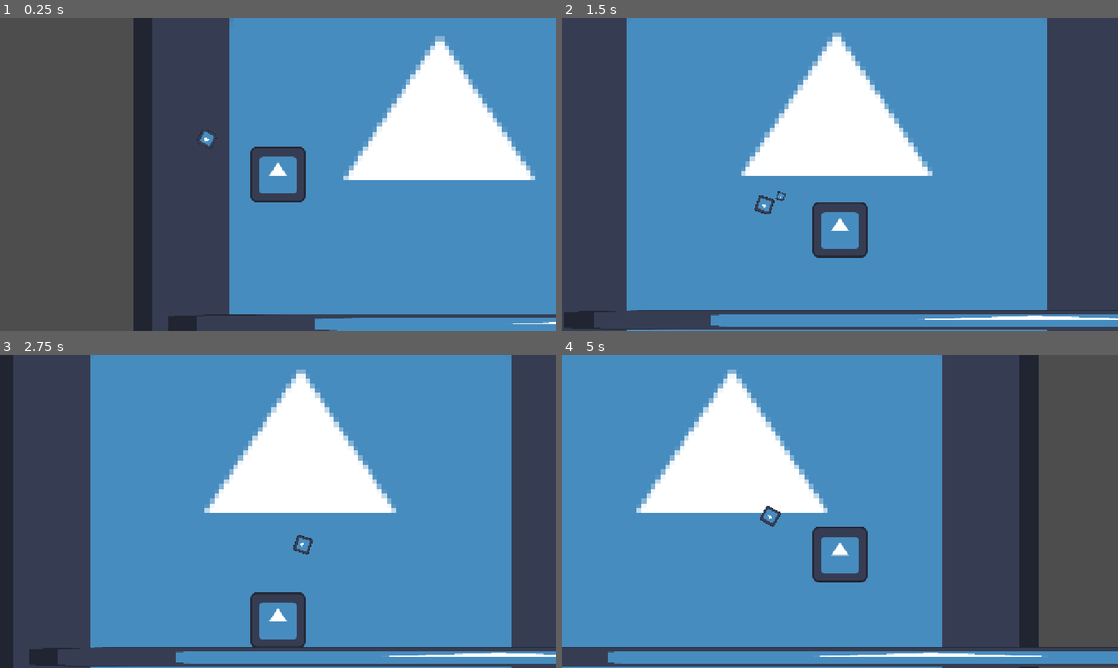
Above: before the commit, frames 1-4 (two rows, left to right).
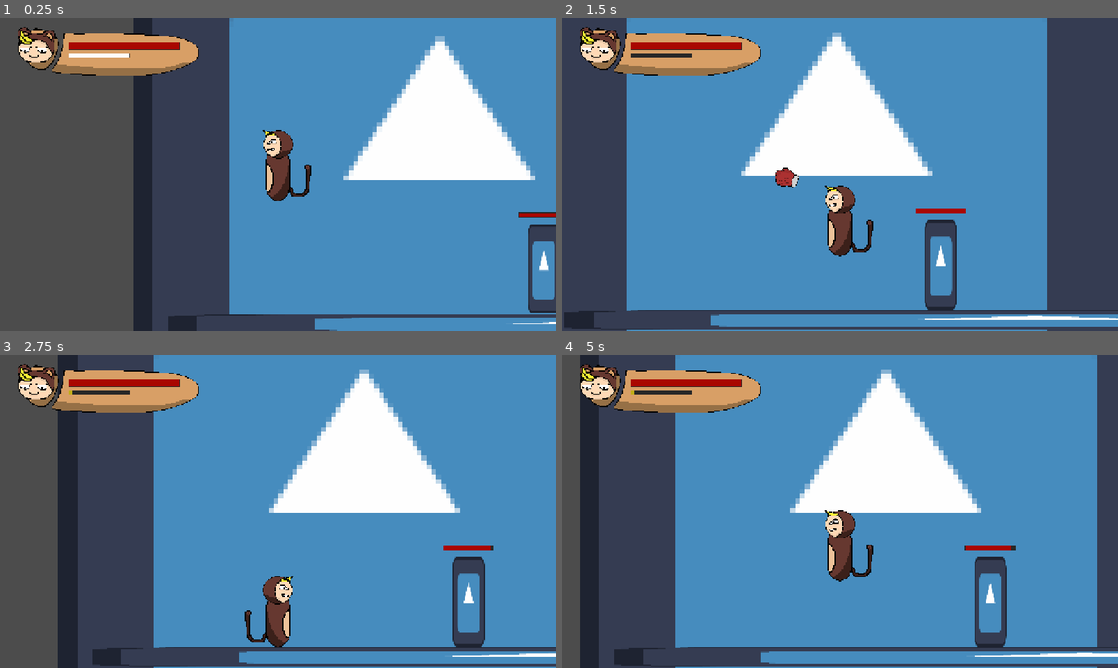
Above: after the commit, the same moments.

Repository: FlyingHairball/MonkeyJam
Game: Godot game, scene res://scenes/main_scene.tscn
Two runs of this game, one before a commit and one after it. Both use one fixed random seed, a clock stepped at 60 frames per second and the inputs below. The engine's default icon, where the game draws it, is replaced by a stand-in: a white triangle on a blue panel in a dark square.
Inputs (mouse positions are in pixels of both pictures, inside the frame that each line leads up to):
- Up to frame 1 (0.25 s): no input
- Up to frame 2 (1.5 s): tap Enter at 0.5 s; move the mouse to (962, 158) at 0.52 s; hold D (right) from 0.53 s (still down); click (962, 158) at 0.6 s; tap W (jump) at 0.77 s; move the mouse to (728, 190) at 1.27 s; click (728, 190) at 1.35 s
- Up to frame 3 (2.75 s): tap W (jump) at 1.52 s; move the mouse to (333, 442) at 2.02 s; release D (right) at 2.03 s; hold A (left) from 2.03 s (still down); click (333, 442) at 2.1 s
- Up to frame 4 (5 s): move the mouse to (812, 574) at 2.77 s; release A (left) at 2.78 s; hold D (right) 2.78-4.28 s; click (812, 574) at 2.85 s; tap W (jump) at 3.02, 3.77, 4.52 s; move the mouse to (1006, 558) at 3.52 s; click (1006, 558) at 3.6 s; move the mouse to (673, 464) at 4.27 s; hold A (left) from 4.28 s (still down); click (673, 464) at 4.35 s

The runs differ from the first frame. In frame 1, 6.6% of the frame differs, in the area x 3-100%, y 2-95%; in frame 2, 7.1%; in frame 3, 40%; in frame 4, 64%, in the area x 0-100%, y 0-100%.

Commit message:
Art and slowmo

Diff:
--- a/project.godot
+++ b/project.godot
@@ -116,3 +116,5 @@
 
 renderer/rendering_method="gl_compatibility"
 renderer/rendering_method.mobile="gl_compatibility"
+viewport/hdr_2d=true
+viewport/default_gravity=1225.0
--- a/scenes/attack.gd
+++ b/scenes/attack.gd
@@ -13,11 +13,14 @@
 func _on_timeout_timeout() -> void:
 	queue_free()
 
-
 func _on_area_2d_body_entered(body: Node2D) -> void:
 	if body.is_class("StaticBody2D"):
 		parent_context.apply_recoil()
 		queue_free()
 	if body.is_class("CharacterBody2D"):
+		#body.take_damage()
 		if body.has_method("apply_damage"):
 			body.apply_damage()
+			if body.hp <= (body.max_hp * 0.2):
+				parent_context.critical_hit(body.global_position)
+			parent_context.apply_recoil(0.2)
--- a/scenes/attack.tscn
+++ b/scenes/attack.tscn
@@ -1,19 +1,21 @@
 [gd_scene load_steps=4 format=3 uid="uid://b8om57bg2wadu"]
 
-[ext_resource type="Texture2D" uid="uid://dn671x06goq6" path="res://assets/icon.svg" id="1_nursx"]
+[ext_resource type="Texture2D" uid="uid://xm6oj61x01t" path="res://assets/player_fist.png" id="1_jy1op"]
 [ext_resource type="Script" uid="uid://bj216su0g7xol" path="res://scenes/attack.gd" id="2_jy1op"]
 
 [sub_resource type="RectangleShape2D" id="RectangleShape2D_jy1op"]
-size = Vector2(127.99999, 127.99999)
+size = Vector2(50.488895, 38.400005)
 
 [node name="Attack" type="Sprite2D"]
-scale = Vector2(0.5, 0.5)
-texture = ExtResource("1_nursx")
+texture_filter = 1
+scale = Vector2(3.8125005, 3.8125005)
+texture = ExtResource("1_jy1op")
 script = ExtResource("2_jy1op")
 
 [node name="Area2D" type="Area2D" parent="."]
 
 [node name="CollisionShape2D" type="CollisionShape2D" parent="Area2D"]
+position = Vector2(2.4888885, 2.133333)
 scale = Vector2(0.99999994, 0.99999994)
 shape = SubResource("RectangleShape2D_jy1op")
 
--- /dev/null
+++ b/scenes/dummy.gd
@@ -0,0 +1,4 @@
+extends Enemy
+
+func _ready() -> void:
+	hp_bar.init_health(max_hp)
--- /dev/null
+++ b/scenes/dummy.tscn
@@ -0,0 +1,26 @@
+[gd_scene load_steps=5 format=3 uid="uid://bk4c1e20sygbn"]
+
+[ext_resource type="Script" uid="uid://ca4sundqdb0r4" path="res://scenes/dummy.gd" id="1_k5f3b"]
+[ext_resource type="Texture2D" uid="uid://dn671x06goq6" path="res://assets/icon.svg" id="2_k5f3b"]
+[ext_resource type="PackedScene" uid="uid://klkhuhsk6xgn" path="res://scenes/hp_bar.tscn" id="3_6m2ry"]
+
+[sub_resource type="CapsuleShape2D" id="CapsuleShape2D_k5f3b"]
+radius = 39.0
+height = 208.0
+
+[node name="Dummy" type="CharacterBody2D"]
+script = ExtResource("1_k5f3b")
+metadata/_custom_type_script = "uid://dwbm62mlj8141"
+
+[node name="Sprite2D" type="Sprite2D" parent="."]
+scale = Vector2(0.578125, 1.609375)
+texture = ExtResource("2_k5f3b")
+
+[node name="CollisionShape2D" type="CollisionShape2D" parent="."]
+shape = SubResource("CapsuleShape2D_k5f3b")
+
+[node name="HPBar" parent="." instance=ExtResource("3_6m2ry")]
+offset_left = -57.0
+offset_top = -129.0
+offset_right = 57.0
+offset_bottom = -119.0
--- /dev/null
+++ b/scenes/enemy.gd
@@ -0,0 +1,17 @@
+extends CharacterBody2D
+class_name Enemy
+
+@export var max_hp = 100
+@onready var hp = max_hp
+
+@onready var collision_shape_2d: CollisionShape2D = $CollisionShape2D
+@onready var hp_bar: ProgressBar = $HPBar
+
+func apply_damage():
+	#print(hp, max_hp)
+	hp = max(0, hp - 20)
+	hp_bar.health = hp
+	if hp == 0:
+		collision_shape_2d.set_deferred("disabled", true)
+		# play animation and die
+		pass
--- /dev/null
+++ b/scenes/hp_bar.gd
@@ -0,0 +1,30 @@
+extends ProgressBar
+
+@export var color = Color("aa0d00")
+
+@onready var damage_timer: Timer = $DamageTimer
+@onready var damage_bar: ProgressBar = $DamageBar
+
+var health = 0 : set = _set_health
+
+func _set_health(new_health):
+	var prev_health = health
+	health = min(max_value, new_health)
+	value = health
+
+	if health < prev_health:
+		damage_timer.start()
+	else:
+		damage_bar.value = health
+
+func init_health(_health):
+	max_value = _health
+	health = _health
+	value = _health
+	damage_bar.max_value = health
+	damage_bar.value = health
+	(get_theme_stylebox("fill") as StyleBoxFlat).bg_color = color
+
+
+func _on_damage_timer_timeout() -> void:
+	damage_bar.value = health
--- /dev/null
+++ b/scenes/hp_bar.tscn
@@ -0,0 +1,49 @@
+[gd_scene load_steps=6 format=3 uid="uid://klkhuhsk6xgn"]
+
+[ext_resource type="Script" uid="uid://bl75glwp83u04" path="res://scenes/hp_bar.gd" id="1_e8frx"]
+
+[sub_resource type="StyleBoxEmpty" id="StyleBoxEmpty_wwmsb"]
+
+[sub_resource type="StyleBoxFlat" id="StyleBoxFlat_e8frx"]
+bg_color = Color(0.6666667, 0.050980393, 0, 1)
+
+[sub_resource type="StyleBoxFlat" id="StyleBoxFlat_l6ww1"]
+bg_color = Color(0.16206557, 0.1620656, 0.16206548, 1)
+expand_margin_left = 1.0
+expand_margin_top = 1.0
+expand_margin_right = 1.0
+expand_margin_bottom = 1.0
+shadow_color = Color(0, 0, 0, 0.27450982)
+shadow_offset = Vector2(0, 1)
+
+[sub_resource type="StyleBoxFlat" id="StyleBoxFlat_6bv7e"]
+bg_color = Color(1, 1, 1, 1)
+
+[node name="HPBar" type="ProgressBar"]
+z_index = 1
+offset_right = 300.0
+offset_bottom = 10.0
+theme_override_styles/background = SubResource("StyleBoxEmpty_wwmsb")
+theme_override_styles/fill = SubResource("StyleBoxFlat_e8frx")
+value = 50.0
+show_percentage = false
+script = ExtResource("1_e8frx")
+
+[node name="DamageBar" type="ProgressBar" parent="."]
+z_index = -1
+layout_mode = 1
+anchors_preset = 15
+anchor_right = 1.0
+anchor_bottom = 1.0
+grow_horizontal = 2
+grow_vertical = 2
+theme_override_styles/background = SubResource("StyleBoxFlat_l6ww1")
+theme_override_styles/fill = SubResource("StyleBoxFlat_6bv7e")
+value = 80.0
+show_percentage = false
+
+[node name="DamageTimer" type="Timer" parent="."]
+wait_time = 0.4
+one_shot = true
+
+[connection signal="timeout" from="DamageTimer" to="." method="_on_damage_timer_timeout"]
--- a/scenes/main_scene.tscn
+++ b/scenes/main_scene.tscn
@@ -1,8 +1,9 @@
-[gd_scene load_steps=5 format=3 uid="uid://bhyfmonnqmeax"]
+[gd_scene load_steps=6 format=3 uid="uid://bhyfmonnqmeax"]
 
 [ext_resource type="Script" uid="uid://cqwc2lo2q4b3i" path="res://scenes/main_scene.gd" id="1_w2twt"]
 [ext_resource type="Texture2D" uid="uid://dn671x06goq6" path="res://assets/icon.svg" id="2_7ykc4"]
 [ext_resource type="PackedScene" uid="uid://cwpk4f7rtk6ck" path="res://scenes/player.tscn" id="2_pw63i"]
+[ext_resource type="PackedScene" uid="uid://bk4c1e20sygbn" path="res://scenes/dummy.tscn" id="4_pu3yx"]
 
 [sub_resource type="RectangleShape2D" id="RectangleShape2D_7ykc4"]
 size = Vector2(1288.9336, 30)
@@ -41,3 +42,7 @@
 
 [node name="CharacterBody2D" parent="." instance=ExtResource("2_pw63i")]
 position = Vector2(251, 315)
+
+[node name="Dummy" parent="." instance=ExtResource("4_pu3yx")]
+position = Vector2(863, 568)
+max_hp = 300
--- a/scenes/player.gd
+++ b/scenes/player.gd
@@ -1,5 +1,12 @@
 extends CharacterBody2D
 
+@export var health = 300
+@export var skill = 100
+@export var skilling = 5
+var skill_charge = 0
+var skill_active = false
+var hyper_mode_active = false
+var enemy_pos = null
 
 const SPEED = 400.0
 const JUMP_VELOCITY = -600.0
@@ -17,12 +24,36 @@
 const ATTACK = preload("uid://b8om57bg2wadu")
 @onready var attack_cooldown: Timer = $AttackCooldown
 
+@onready var hp_bar: ProgressBar = $Camera2D/Interface/InterfaceBG/HPBar
+@onready var skill_bar: ProgressBar = $Camera2D/Interface/InterfaceBG/SkillBar
+@onready var invincibility_timer: Timer = $InvincibilityTimer
+
+@onready var body_sprite: Sprite2D = $BodySprite
+@onready var eyelid_sprite: Sprite2D = $BodySprite/HeadSprite/EyelidSprite
+@onready var interface_face_angry_sprite: Sprite2D = $Camera2D/Interface/InterfaceBG/InterfaceFaceSprite/InterfaceFaceAngrySprite
+
+@onready var slowmo_controller: Node = $SlowmoController
+@onready var slowmo_timer: Timer = $SlowmoTimer
+
+var lerp_cam_pos_fator = 0.05
+
+func _ready() -> void:
+	eyelid_sprite.visible = false
+	interface_face_angry_sprite.visible = false
+	hp_bar.init_health(health)
+	skill_bar.init_health(skill)
+	skill_bar.health = skill_charge
+
 func _process(_delta: float) -> void:
-	camera_2d.global_position.y = min(360.0, position.y)
+	if not hyper_mode_active:
+		camera_2d.global_position.x = position.x
+		camera_2d.global_position.y = min(360.0, position.y)
+	else:
+		camera_2d.global_position.x = lerp(camera_2d.global_position.x, position.x + ((enemy_pos.x - position.x) / 2), lerp_cam_pos_fator)
+		camera_2d.global_position.y = lerp(camera_2d.global_position.y, position.y, lerp_cam_pos_fator)
 
 func _physics_process(delta: float) -> void:
-
-	if recoil:
+	if recoil and not hyper_mode_active:
 		velocity += recoil
 	if not is_on_floor():
 		velocity += get_gravity() * delta
@@ -54,6 +85,18 @@
 	move_and_slide()
 	recoil = recoil.move_toward(Vector2.ZERO, RECOIL_DECAY * delta)
 
+	if skill_active:
+		interface_face_angry_sprite.visible = true
+		eyelid_sprite.visible = true
+	else:
+		interface_face_angry_sprite.visible = false
+		eyelid_sprite.visible = false
+
+	if health == 0:
+		#trigger death screen
+		# stop input/movement
+		pass
+
 func attack() -> void:
 	var init_pos = random_point_in_area()
 	var attack_instance = ATTACK.instantiate()
@@ -61,17 +104,51 @@
 	attack_instance.parent_context = self
 	attck_guide.add_child(attack_instance)
 
-func apply_recoil():
-	var aim_dir := Vector2.from_angle(get_angle())
+func apply_recoil(recoil_by: float = 0.15):
+	var aim_dir := Vector2.from_angle(get_angle() or 0)
 	#print(aim_dir, rotation)
 	recoil += (-aim_dir * RECOIL_STRENGTH)
 	recoil = recoil.limit_length(RECOIL_MAX)
-	camera_2d.shake(0.15)
+	camera_2d.shake(recoil_by)
+	charge_skill()
 
-func take_damage():
+func charge_skill():
+	skill_charge = min(skill, skill_charge + skilling)
+	skill_bar.health = skill_charge
+	if skill_charge == skill:
+		skill_active = true
 
-	#camera_2d.shake(0.15)
-	pass
+func take_damage(damage:int = 50):
+	if invincibility_timer.is_stopped():
+		print("damage taken")
+		health = max(0, health - damage)
+		hp_bar.health = health
+		camera_2d.shake(0.25)
+		invincibility_timer.start()
+
+func critical_hit(_enemy_pos):
+	if skill_active and slowmo_timer.is_stopped():
+		print("entering slow mo")
+		enemy_pos = _enemy_pos
+		hyper_mode_active = true
+		slowmo_timer.start()
+		slowmo_controller.start_slowmo()
+		#todo tween var
+		tween_zoom(Vector2(1.5, 1.5))
+
+func _on_slowmo_timer_timeout() -> void:
+	print("exiting slowmo")
+	tween_zoom(Vector2(1, 1))
+	slowmo_controller.stop_slowmo()
+	skill_charge = 0
+	skill_bar.health = skill_charge
+	skill_active = false
+	hyper_mode_active = false
+
+func tween_zoom(zoom_val: Vector2, time: float = 0.5):
+	var tween = create_tween()
+	tween.set_trans(Tween.TRANS_SINE).set_ease(Tween.EASE_IN_OUT)
+	tween.tween_property(camera_2d, "zoom", zoom_val, time)
 
 func random_point_in_area() -> Vector2:
 	var rect = attack_area_collision_shape_2d.shape
@@ -83,6 +160,8 @@
 	var v = Input.get_vector("con_left", "con_right", "con_up", "con_down")
 	if Global.controller_active:
 		if v.length() > deadzone:
+			body_sprite.scale.x = -1.0 if v.x < 0.0 else 1.0
 			return v.angle()
 	else:
+		body_sprite.scale.x = (-1.0 * abs(body_sprite.scale.x)) if get_global_mouse_position().x < global_position.x else abs(body_sprite.scale.x)
 		return (get_global_mouse_position() - global_position).angle()
--- a/scenes/player.tscn
+++ b/scenes/player.tscn
@@ -1,39 +1,121 @@
-[gd_scene load_steps=6 format=3 uid="uid://cwpk4f7rtk6ck"]
+[gd_scene load_steps=16 format=3 uid="uid://cwpk4f7rtk6ck"]
 
-[ext_resource type="Texture2D" uid="uid://dn671x06goq6" path="res://assets/icon.svg" id="1_3vyb7"]
 [ext_resource type="Script" uid="uid://dxpnhr55yo3qj" path="res://scenes/player.gd" id="1_g2els"]
+[ext_resource type="Texture2D" uid="uid://d18ja3ft7b8wx" path="res://assets/player.png" id="2_dqkch"]
+[ext_resource type="Texture2D" uid="uid://bl3ecc4ouca6w" path="res://assets/player_head2.png" id="3_fjrip"]
 [ext_resource type="Script" uid="uid://3dxk64deg3gr" path="res://scenes/camera_2d.gd" id="3_qhqgy"]
+[ext_resource type="Texture2D" uid="uid://bu2hsi5seckxu" path="res://assets/player_head2_angry.png" id="4_smehm"]
+[ext_resource type="Texture2D" uid="uid://v3soifkwc2lm" path="res://assets/player_head2_eye.png" id="5_ur7pv"]
+[ext_resource type="PackedScene" uid="uid://klkhuhsk6xgn" path="res://scenes/hp_bar.tscn" id="8_smehm"]
+[ext_resource type="Texture2D" uid="uid://cwyh6kh88gooc" path="res://assets/interface.png" id="8_ur7pv"]
+[ext_resource type="Texture2D" uid="uid://bqkark7iana55" path="res://assets/player_UI_face.png" id="10_d2wvv"]
+[ext_resource type="Texture2D" uid="uid://bmtqsd8gn7ejr" path="res://assets/player_UI_face_angry.png" id="11_3v2ag"]
+[ext_resource type="PackedScene" uid="uid://clp7igwk7kcud" path="res://scenes/slowmo_controller.tscn" id="11_d2wvv"]
+
+[sub_resource type="Environment" id="Environment_y4r1p"]
+background_mode = 3
+glow_enabled = true
+glow_intensity = 2.74
 
 [sub_resource type="CapsuleShape2D" id="CapsuleShape2D_g2els"]
 radius = 27.0
 height = 124.0
 
 [sub_resource type="RectangleShape2D" id="RectangleShape2D_g2els"]
-size = Vector2(100, 96)
+size = Vector2(144, 142)
+
+[sub_resource type="StyleBoxFlat" id="StyleBoxFlat_d2wvv"]
+bg_color = Color(0.6666667, 0.050980393, 0, 1)
 
 [node name="CharacterBody2D" type="CharacterBody2D"]
 script = ExtResource("1_g2els")
 
-[node name="Sprite2D" type="Sprite2D" parent="."]
-texture = ExtResource("1_3vyb7")
+[node name="BodySprite" type="Sprite2D" parent="."]
+texture_filter = 1
+position = Vector2(7.6293945e-06, 7.6293945e-06)
+scale = Vector2(1.9375, 1.9375)
+texture = ExtResource("2_dqkch")
+centered = false
+offset = Vector2(-43.354847, -32.000008)
+
+[node name="HeadSprite" type="Sprite2D" parent="BodySprite"]
+texture_filter = 1
+position = Vector2(0, -36.457)
+scale = Vector2(0.7580646, 0.7580646)
+texture = ExtResource("3_fjrip")
+
+[node name="EyelidSprite" type="Sprite2D" parent="BodySprite/HeadSprite"]
+texture_filter = 1
+texture = ExtResource("4_smehm")
+
+[node name="EyeSprite" type="Sprite2D" parent="BodySprite/HeadSprite/EyelidSprite"]
+self_modulate = Color(5.329863, 1.0000437, 1.0000437, 1)
+texture = ExtResource("5_ur7pv")
+
+[node name="WorldEnvironment" type="WorldEnvironment" parent="BodySprite/HeadSprite/EyelidSprite/EyeSprite"]
+environment = SubResource("Environment_y4r1p")
 
 [node name="CollisionShape2D" type="CollisionShape2D" parent="."]
 shape = SubResource("CapsuleShape2D_g2els")
 
 [node name="AttckGuide" type="Sprite2D" parent="."]
 scale = Vector2(0.296875, 0.296875)
-texture = ExtResource("1_3vyb7")
 offset = Vector2(616.4211, 0)
 
 [node name="AttackArea" type="Area2D" parent="."]
 
 [node name="CollisionShape2D" type="CollisionShape2D" parent="AttackArea"]
-position = Vector2(0, -22)
+position = Vector2(0, -61)
 shape = SubResource("RectangleShape2D_g2els")
 
 [node name="Camera2D" type="Camera2D" parent="."]
 script = ExtResource("3_qhqgy")
 
+[node name="Interface" type="Control" parent="Camera2D"]
+layout_mode = 3
+anchors_preset = 0
+offset_right = 40.0
+offset_bottom = 40.0
+
+[node name="InterfaceBG" type="Sprite2D" parent="Camera2D/Interface"]
+texture_filter = 1
+position = Vector2(-383.00003, -268)
+scale = Vector2(1.58, 1.58)
+texture = ExtResource("8_ur7pv")
+
+[node name="HPBar" parent="Camera2D/Interface/InterfaceBG" instance=ExtResource("8_smehm")]
+offset_left = -62.02529
+offset_top = -22.151892
+offset_right = 99.3671
+offset_bottom = -12.658209
+
+[node name="SkillBar" parent="Camera2D/Interface/InterfaceBG" instance=ExtResource("8_smehm")]
+offset_left = -62.025295
+offset_top = -6.3291154
+offset_right = 25.94939
+offset_bottom = -0.6329026
+theme_override_styles/fill = SubResource("StyleBoxFlat_d2wvv")
+color = Color(0.7612836, 0.6806281, 0.10538719, 1)
+
+[node name="InterfaceFaceSprite" type="Sprite2D" parent="Camera2D/Interface/InterfaceBG"]
+texture_filter = 1
+position = Vector2(-112.0253, -22.1519)
+texture = ExtResource("10_d2wvv")
+
+[node name="InterfaceFaceAngrySprite" type="Sprite2D" parent="Camera2D/Interface/InterfaceBG/InterfaceFaceSprite"]
+texture = ExtResource("11_3v2ag")
+
 [node name="AttackCooldown" type="Timer" parent="."]
 wait_time = 0.2
 one_shot = true
+
+[node name="InvincibilityTimer" type="Timer" parent="."]
+wait_time = 0.8
+one_shot = true
+
+[node name="SlowmoController" parent="." instance=ExtResource("11_d2wvv")]
+
+[node name="SlowmoTimer" type="Timer" parent="."]
+one_shot = true
+
+[connection signal="timeout" from="SlowmoTimer" to="." method="_on_slowmo_timer_timeout"]
--- /dev/null
+++ b/scenes/slowmo_controller.gd
@@ -0,0 +1,21 @@
+extends Node
+
+var slowmo_active = false
+
+@export var normal_time_scale: float = 1.0
+@export var slowmo_time_scale: float = 0.1
+
+func tween_slowmo(time_scale, time := 0.5):
+	var tween = create_tween()
+	tween.set_trans(Tween.TRANS_SINE).set_ease(Tween.EASE_IN_OUT)
+	tween.tween_property(Engine, "time_scale", time_scale, time)
+
+func start_slowmo():
+	tween_slowmo(slowmo_time_scale)
+	#Engine.time_scale = slowmo_time_scale
+	slowmo_active = true
+
+func stop_slowmo():
+	tween_slowmo(normal_time_scale)
+	#Engine.time_scale = normal_time_scale
+	slowmo_active = false
--- /dev/null
+++ b/scenes/slowmo_controller.tscn
@@ -0,0 +1,6 @@
+[gd_scene load_steps=2 format=3 uid="uid://clp7igwk7kcud"]
+
+[ext_resource type="Script" uid="uid://cw3g3s67gmw6" path="res://scenes/slowmo_controller.gd" id="1_gv8d2"]
+
+[node name="SlowmoController" type="Node"]
+script = ExtResource("1_gv8d2")
Binary file added: assets/BG.aseprite
Binary file added: assets/interface.aseprite
Binary file added: assets/interface.png
Not shown, added: assets/interface.png.import
Binary file added: assets/player.aseprite
Binary file added: assets/player.png
Not shown, added: assets/player.png.import
Binary file added: assets/player_UI_face.png
Not shown, added: assets/player_UI_face.png.import
Binary file added: assets/player_UI_face_angry.png
Not shown, added: assets/player_UI_face_angry.png.import
Binary file added: assets/player_fist.png
(and 16 more such lines)
